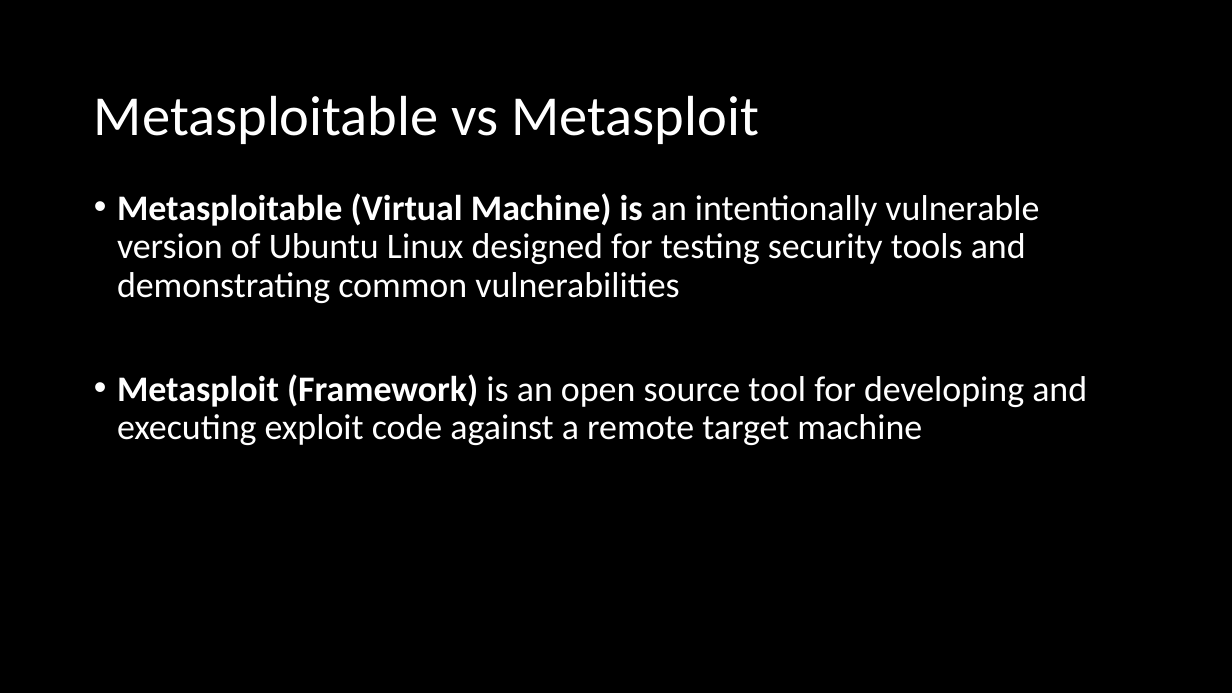
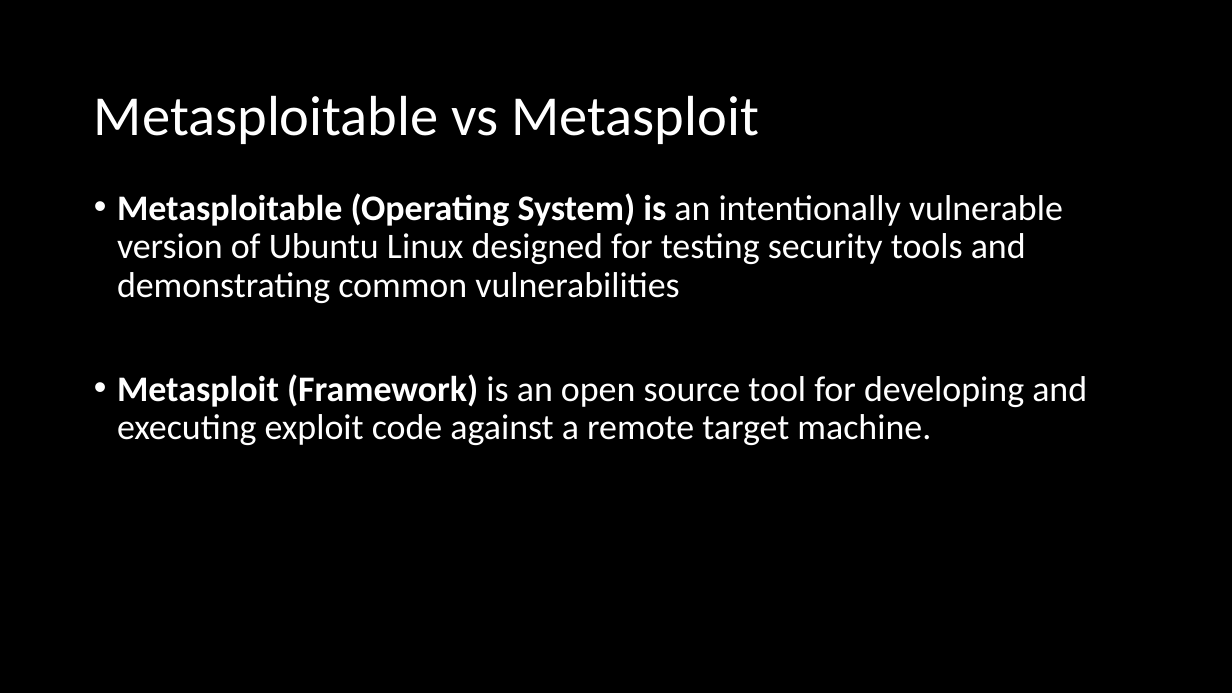
Before and after one commit to umisc/workshops, a slide deck: slide 3 of Workshop_5/workshop_misc.pptx (slide 8 before the commit). Drawn at 1232x693 pixels with LibreOffice and Linux fonts; fonts in the diff are those of the drawing. Boxes give left, top, right and bottom in pixels: in the first picture for what was removed or moved away, otherwise in the second. Text is boxed around its words. In the diff, an @@ line names an element or a change of style, - is before the commit and + after.

Commit message:
updating

```diff
--- a/Workshop_5/workshop_misc.pptx
+++ b/Workshop_5/workshop_misc.pptx
@@ text at bbox=[117, 193, 1087, 445]: text changed @@
-• Metasploitable (Virtual Machine) is an intentionally vulnerable version of Ubuntu Linux designed for testing security tools and demonstrating common vulnerabilities
-• Metasploit (Framework) is an open source tool for developing and executing exploit code against a remote target machine
+• Metasploitable (Operating System) is an intentionally vulnerable version of Ubuntu Linux designed for testing security tools and demonstrating common vulnerabilities
+• Metasploit (Framework) is an open source tool for developing and executing exploit code against a remote target machine.
```
Also in this commit, not shown: 6 other slides changed, 1 slide added, 1 slide removed.
